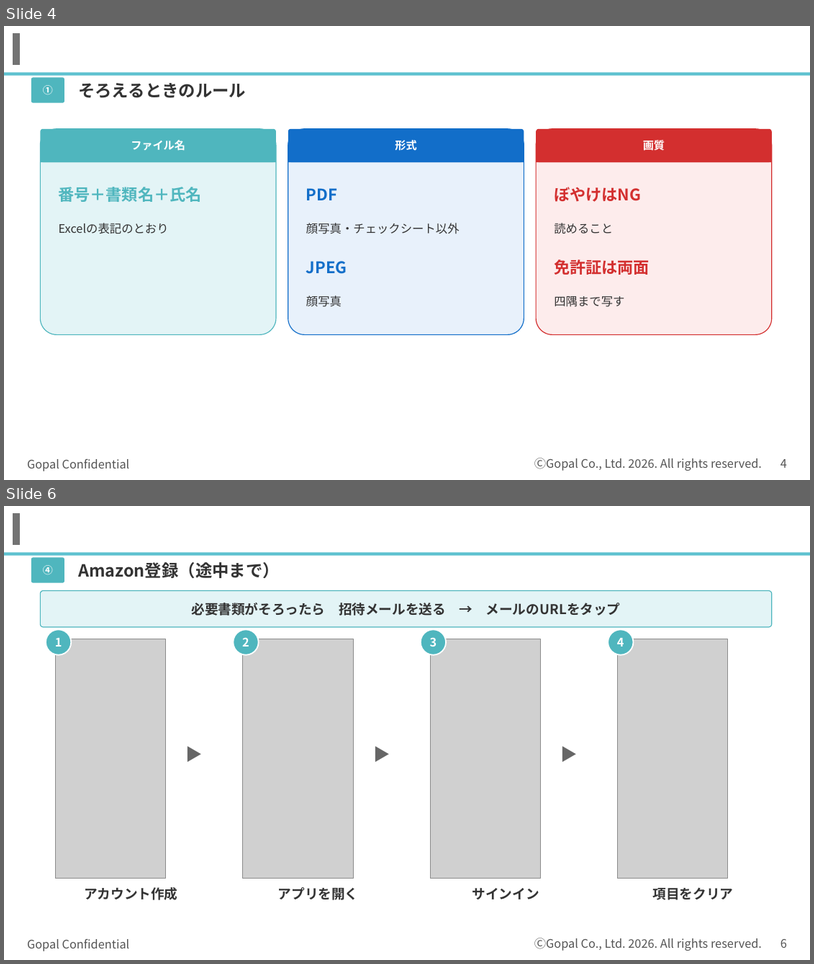
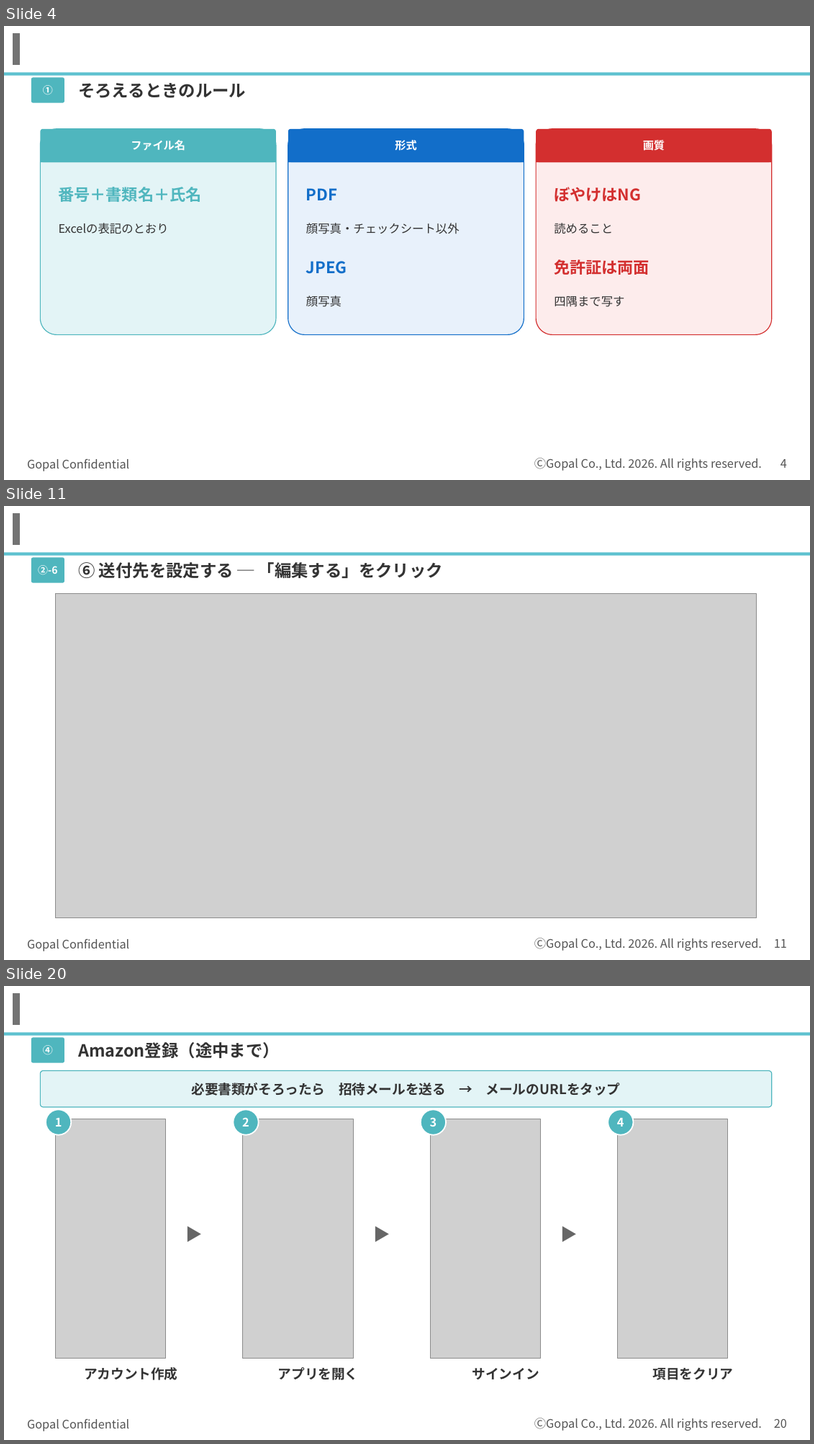
Before and after one commit to kagayugopal-eng/tamu, a slide deck: out/登録の流れ_書類準備まで.pptx. Shown one above the other, each under a label of ours: slides 4 and 6 before the commit, slides 4, 11 and 20 after it; the slides between them are not shown. The pictures are 814x964 and 814x1444 pixels, drawn with LibreOffice and Linux fonts; fonts in the diff are those of the drawing; grey boxes stand for pictures; background and template pictures are left out. Boxes give left, top, right and bottom in pixels: in the first picture for what was removed or moved away, otherwise in the second. Text is boxed around its words. In the diff, an @@ line names an element or a change of style, - is before the commit and + after.

```diff
--- a/out/登録の流れ_書類準備まで.pptx
+++ b/out/登録の流れ_書類準備まで.pptx
@@ slide 11 added at [4,506,810,960], background #FFFFFF; not listed: 5 template elements that a slide beside it also shows @@
@@ rounded rectangle added at [31,557,64,583], fill #4FB6BE @@
@@ text added at [38,565,57,574], 12 pt, text #FFFFFF, bold @@
+②-6
@@ text added at [78,562,443,578], 20 pt, text #333333, bold @@
+⑥ 送付先を設定する ─ 「編集する」をクリック
@@ picture added at [56,594,757,917] @@
@@ what was slide 6 is now slide 20 @@
@@ page number at [774,1419,787,1427]: text changed @@
-6
+20
```
Also in this commit, not shown: 1 slide changed, 13 other slides added.
